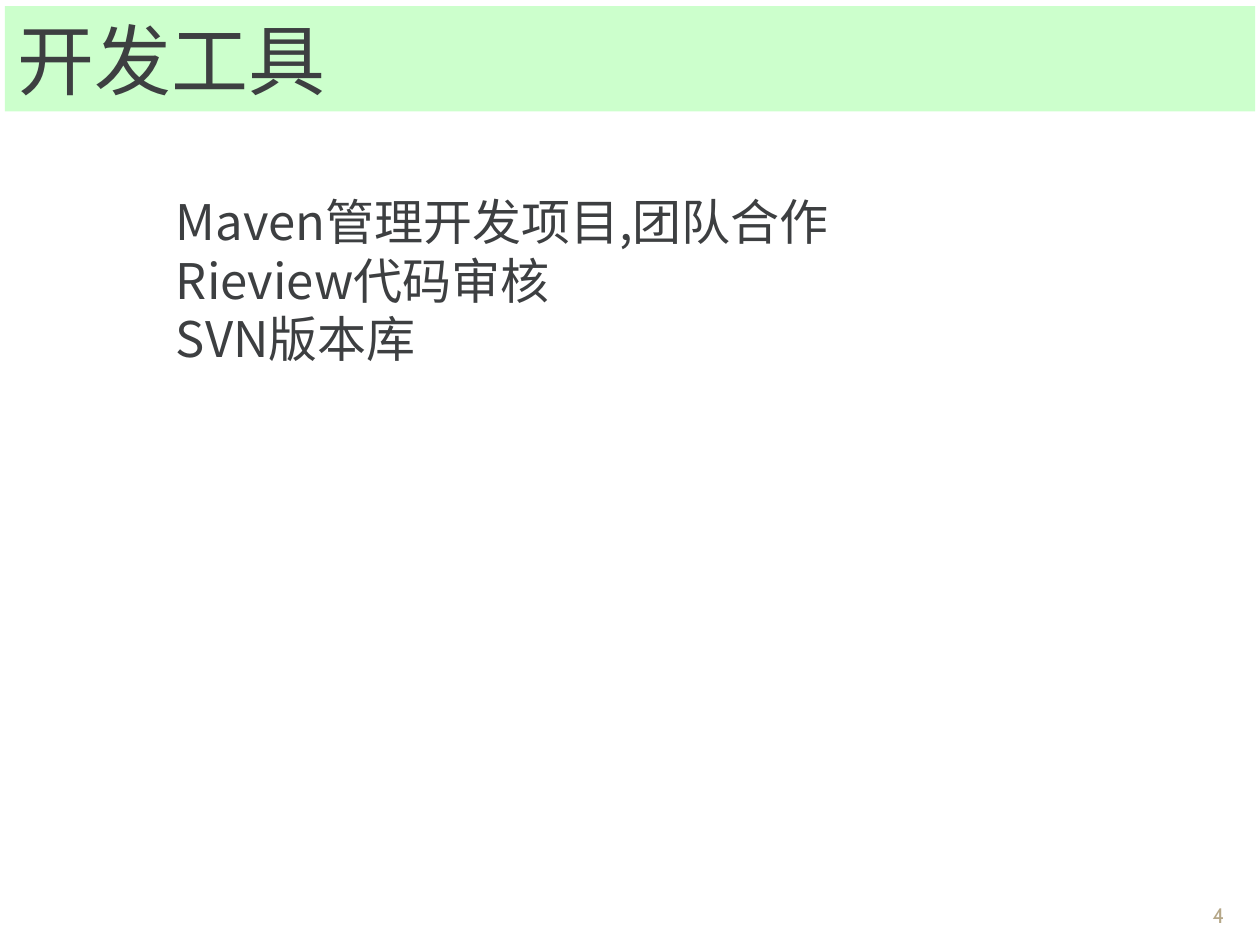
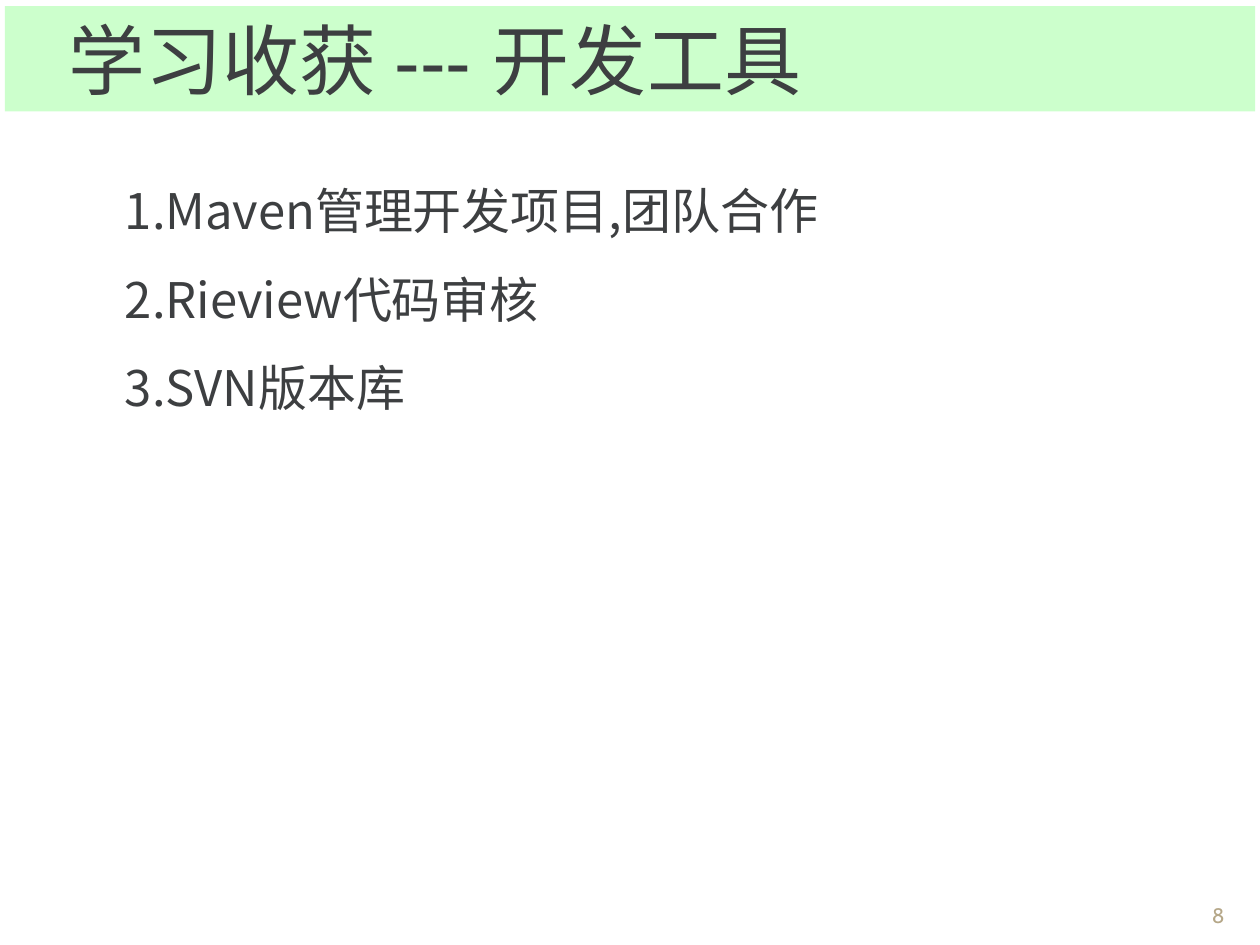
Before and after one commit to Spectrumleeee/Works, a slide deck: slide 8 of document/转正答辩_云平台部_黎光谱.ppt (slide 4 before the commit). Drawn at 1260x945 pixels with LibreOffice and Linux fonts; fonts in the diff are those of the drawing; background and template pictures are left out. Boxes give left, top, right and bottom in pixels: in the first picture for what was removed or moved away, otherwise in the second. Text is boxed around its words. In the diff, an @@ line names an element or a change of style, - is before the commit and + after.

```diff
--- a/document/转正答辩_云平台部_黎光谱.ppt
+++ b/document/转正答辩_云平台部_黎光谱.ppt
@@ text in rectangle at <box>69,24,801,96</box>: text changed @@
-开发工具
+学习收获 --- 开发工具
@@ text "Maven管理开发项目,团队合作": place and size @@
-text "Maven管理开发项目,团队合作" at <box>176,198,828,361</box>
+text "Maven管理开发项目,团队合作" at <box>125,187,818,410</box>
@@ text "Maven管理开发项目,团队合作" at <box>125,187,818,410</box>: bullet none to 1.; line spacing 1 to 1.5 @@
@@ page number at <box>1212,908,1225,923</box>: text changed @@
-4
+8
```
Also in this commit, not shown: 9 other slides changed, 2 slides added, 1 slide removed, 2 other files.
